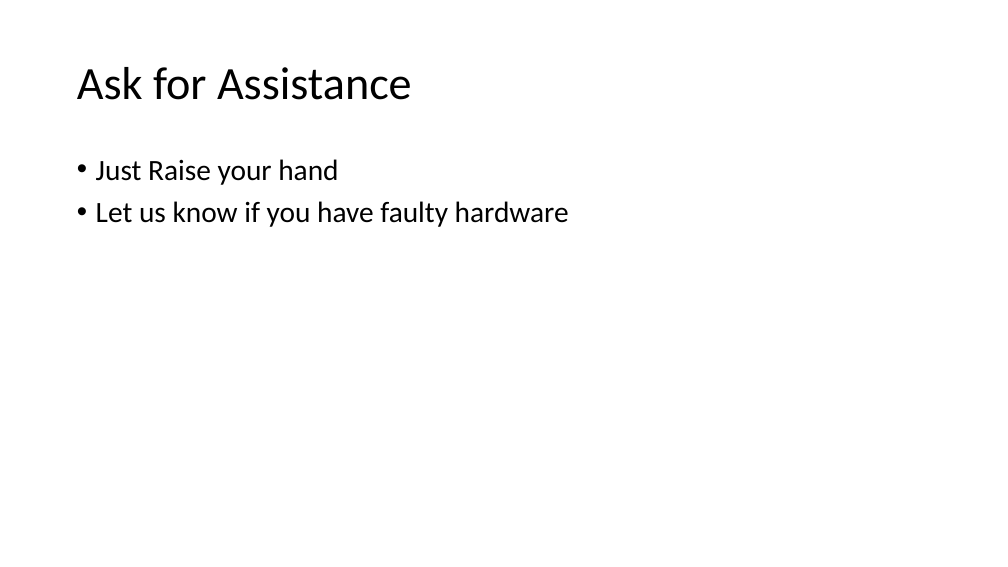
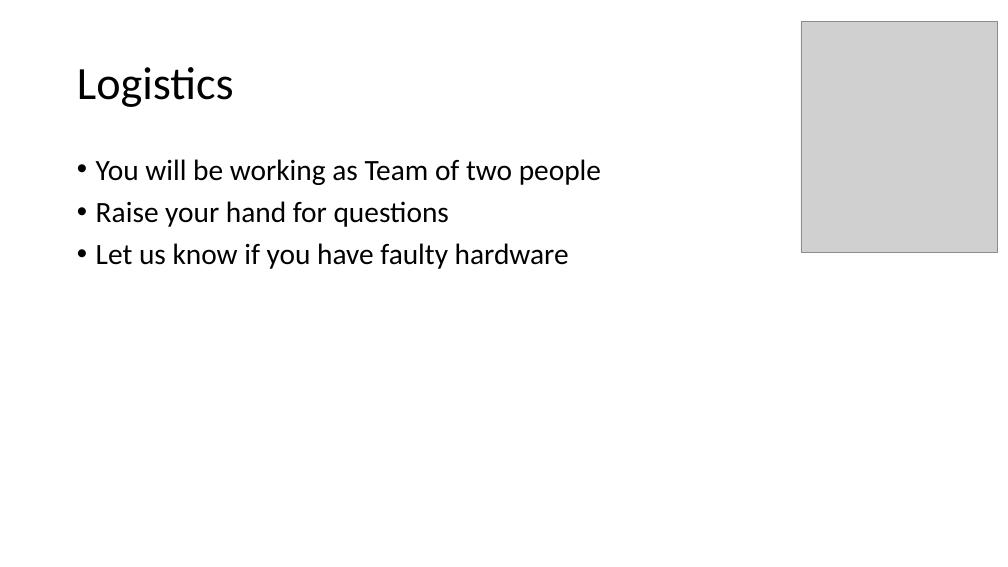
Before and after one commit to kalyanramu/Presentations, a slide deck: slide 6 of HandsOnSession.pptx. Drawn at 1008x567 pixels with LibreOffice and Linux fonts; fonts in the diff are those of the drawing; grey boxes stand for pictures. Boxes give left, top, right and bottom in pixels: in the first picture for what was removed or moved away, otherwise in the second. Text is boxed around its words. In the diff, an @@ line names an element or a change of style, - is before the commit and + after.

```diff
--- a/HandsOnSession.pptx
+++ b/HandsOnSession.pptx
@@ picture added at (801,22,997,253) @@
@@ title at (77,67,234,107): text changed @@
-Ask for Assistance
+Logistics
@@ text at (96,159,601,227): text changed @@
-• Just Raise your hand
+• You will be working as Team of two people
+• Raise your hand for questions
```
Also in this commit, not shown: 4 other slides changed.
